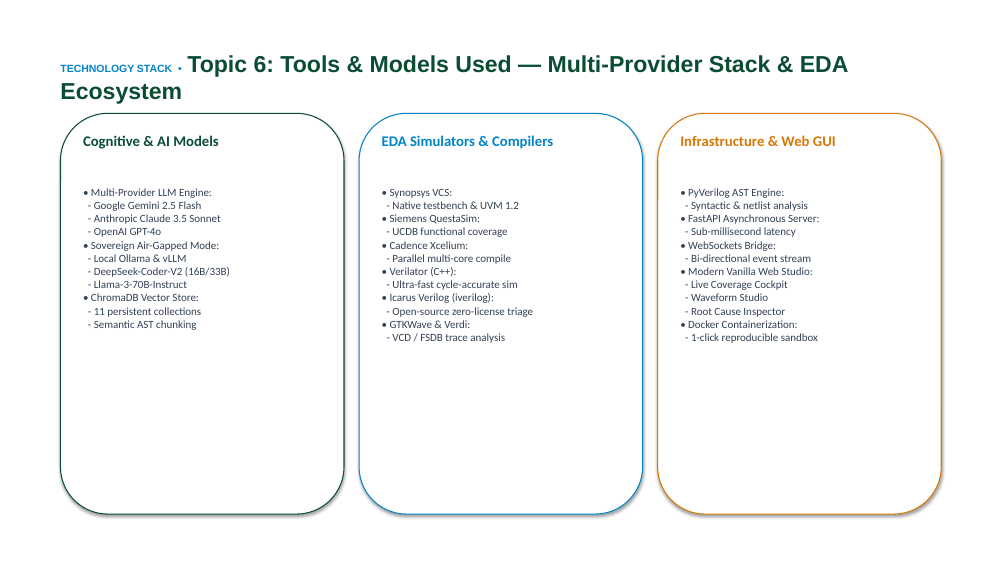
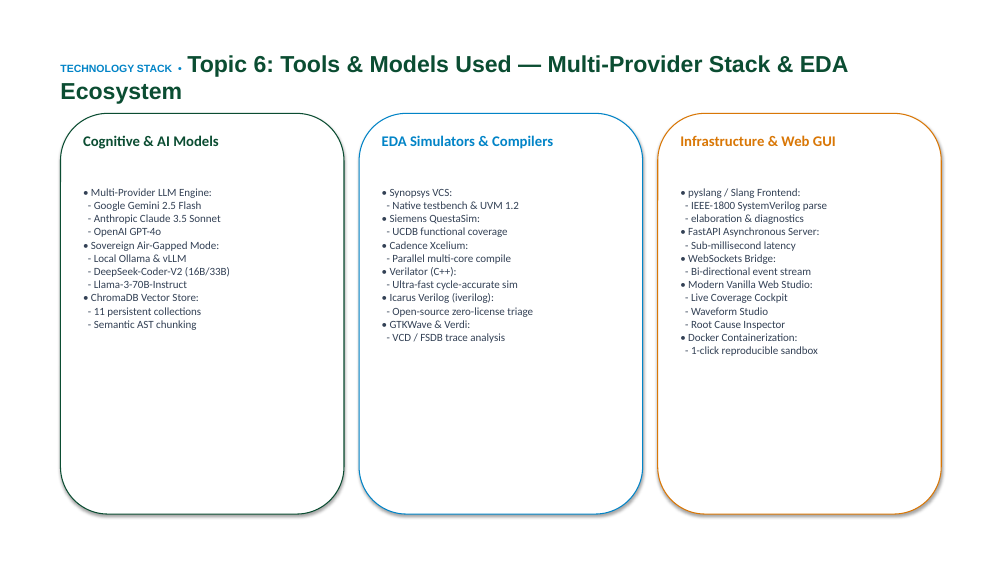
Before and after one commit to KITTUV03/VeriSight, a slide deck: slide 9 of VeriSight_Investor_Presentation.pptx. Drawn at 1008x567 pixels with LibreOffice and Linux fonts; fonts in the diff are those of the drawing; background and template pictures are left out. Boxes give left, top, right and bottom in pixels: in the first picture for what was removed or moved away, otherwise in the second. Text is boxed around its words. In the diff, an @@ line names an element or a change of style, - is before the commit and + after.

```diff
--- a/VeriSight_Investor_Presentation.pptx
+++ b/VeriSight_Investor_Presentation.pptx
@@ text at box(688, 188, 827, 356): text changed @@
-• PyVerilog AST Engine:
-- Syntactic & netlist analysis
-• FastAPI Asynchronous Server:
-- Sub-millisecond latency
-• WebSockets Bridge:
-- Bi-directional event stream
-• Modern Vanilla Web Studio:
-- Live Coverage Cockpit
-- Waveform Studio
-- Root Cause Inspector
-• Docker Containerization:
-- 1-click reproducible sandbox
+• pyslang / Slang Frontend:
+- IEEE-1800 SystemVerilog parse
+- elaboration & diagnostics
+• FastAPI Asynchronous Server:
+- Sub-millisecond latency
+• WebSockets Bridge:
+- Bi-directional event stream
+• Modern Vanilla Web Studio:
+- Live Coverage Cockpit
+- Waveform Studio
+- Root Cause Inspector
+• Docker Containerization:
+- 1-click reproducible sandbox
```
Also in this commit, not shown: 4 other slides changed, 29 other files.
